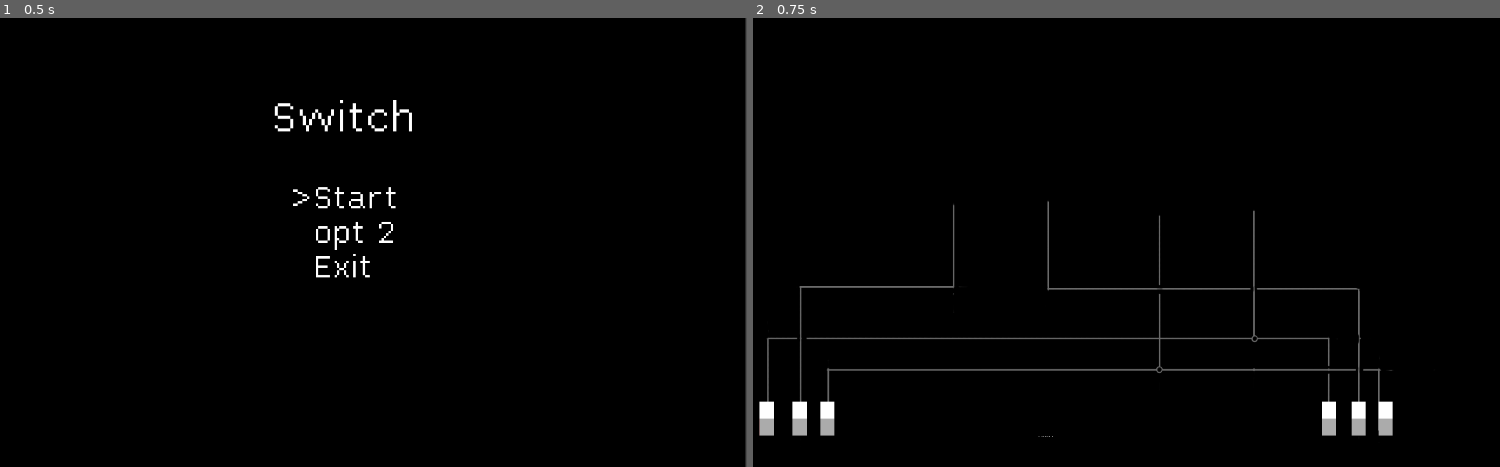
Above: before the commit, frames 1-2 (left to right).
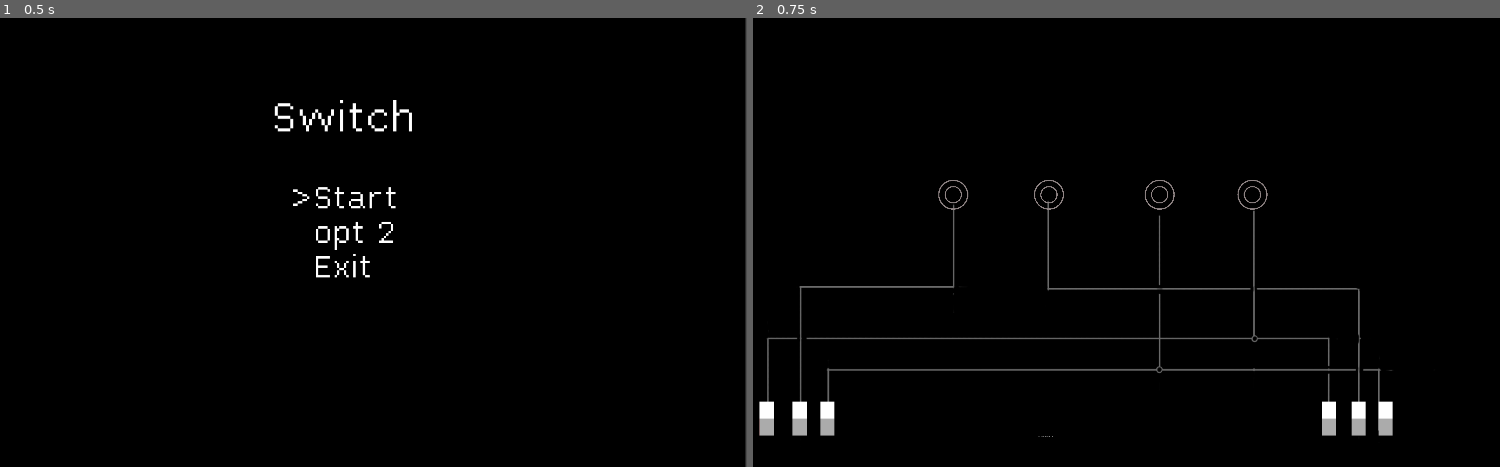
Above: after the commit, the same moments.

Repository: DragonCat4012/Switch
Game: Godot game, scene res://menu.tscn
The game is run twice, just before and just after one commit, with the same random seed, the same clock (stepped at 60 frames per second) and the same inputs.
Inputs (mouse positions are in pixels of both pictures, inside the frame that each line leads up to):
- Up to frame 1 (0.5 s): no input
- Up to frame 2 (0.75 s): tap Enter (ui_accept) at 0.5 s; move the mouse to (1275, 220) at 0.52 s; hold Up (ui_up) from 0.53 s (still down); click (1275, 220) at 0.67 s

Frame 1 is identical in both runs. In frame 2, 0.2% of the frame differs, in the area x 24-69%, y 36-43%.

Commit message:
Add lamps

Diff:
--- /dev/null
+++ b/Sprites/Lamps/Lamp.gd
@@ -0,0 +1,19 @@
+extends Sprite2D
+
+var onTexture = load("res://Sprites/Lamps/on.PNG")
+var offTexture = load("res://Sprites/Lamps/off.PNG")
+var isOn = false
+
+func _ready():
+	set_process_input(true)
+	texture = offTexture
+
+func toggleStatus():
+	isOn = !isOn
+	_updateSprite()
+
+func _updateSprite(): # Private
+	if isOn:
+		texture = onTexture
+	else:
+		texture = offTexture
--- a/game.gd
+++ b/game.gd
@@ -1,17 +1,35 @@
 extends Node2D
-# Called when the node enters the scene tree for the first time.
+
+@onready var lamp1 = $"MarginContainer/Lamp_1"
+@onready var lamp2 = $"MarginContainer/Lamp_2"
+@onready var lamp3 = $"MarginContainer/Lamp_3"
+@onready var lamp4 = $"MarginContainer/Lamp_4"
+
+var map_dict = { # key=switch, value=lamp
+	1: 4,
+	2: 1,
+	3:3,
+	4:4,
+	5:2,
+	6:3
+}
+
 func _ready():
 	pass # Replace with function body.
-
 
 # Called every frame. 'delta' is the elapsed time since the previous frame.
 func _process(delta):
 	pass
 
+func switch_activated(_switch_number, _isOn):
+	lamp1.toggleStatus()
 
-func ee():
-	print("ee")
-
-
-func switch_activated(_switch_number, _isOn):
-	print("yeeees")
+func toggleLamp(_lampID):
+	if _lampID == 1:
+		lamp1.toggleStatus()
+	elif _lampID == 2:
+		lamp2.toggleStatus()
+	elif _lampID == 3:
+		lamp3.toggleStatus()
+	elif _lampID == 4:
+		lamp4.toggleStatus()
--- a/game.tscn
+++ b/game.tscn
@@ -1,9 +1,11 @@
-[gd_scene load_steps=5 format=3 uid="uid://cygmp3elu4kij"]
+[gd_scene load_steps=7 format=3 uid="uid://cygmp3elu4kij"]
 
 [ext_resource type="Script" path="res://game.gd" id="1_67put"]
 [ext_resource type="Texture2D" uid="uid://dv8hml4jqfej1" path="res://Sprites/Maps/map1.PNG" id="2_cey4v"]
 [ext_resource type="Script" path="res://Sprites/Switch/Switch.gd" id="3_gwxeo"]
 [ext_resource type="Texture2D" uid="uid://bvp45mugj0pvi" path="res://Sprites/Switch/off.PNG" id="3_tksxr"]
+[ext_resource type="Texture2D" uid="uid://cpiutjtj20tfu" path="res://Sprites/Lamps/off.PNG" id="5_4jnr2"]
+[ext_resource type="Script" path="res://Sprites/Lamps/Lamp.gd" id="6_ampmk"]
 
 [node name="Game" type="Node2D"]
 script = ExtResource("1_67put")
@@ -74,3 +76,31 @@
 texture = ExtResource("3_tksxr")
 script = ExtResource("3_gwxeo")
 metadata/id = 6
+
+[node name="Lamp_1" type="Sprite2D" parent="MarginContainer"]
+position = Vector2(604, 425)
+scale = Vector2(0.05, 0.05)
+texture = ExtResource("5_4jnr2")
+script = ExtResource("6_ampmk")
+metadata/id = 1
+
+[node name="Lamp 2" type="Sprite2D" parent="MarginContainer"]
+position = Vector2(834, 425)
+scale = Vector2(0.05, 0.05)
+texture = ExtResource("5_4jnr2")
+script = ExtResource("6_ampmk")
+metadata/id = 2
+
+[node name="Lamp 3" type="Sprite2D" parent="MarginContainer"]
+position = Vector2(1100, 425)
+scale = Vector2(0.05, 0.05)
+texture = ExtResource("5_4jnr2")
+script = ExtResource("6_ampmk")
+metadata/id = 3
+
+[node name="Lamp 4" type="Sprite2D" parent="MarginContainer"]
+position = Vector2(1323, 425)
+scale = Vector2(0.05, 0.05)
+texture = ExtResource("5_4jnr2")
+script = ExtResource("6_ampmk")
+metadata/id = 4
Binary file added: Sprites/Lamps/off.PNG
Not shown, added: Sprites/Lamps/off.PNG.import
Binary file added: Sprites/Lamps/on.PNG
Not shown, added: Sprites/Lamps/on.PNG.import
